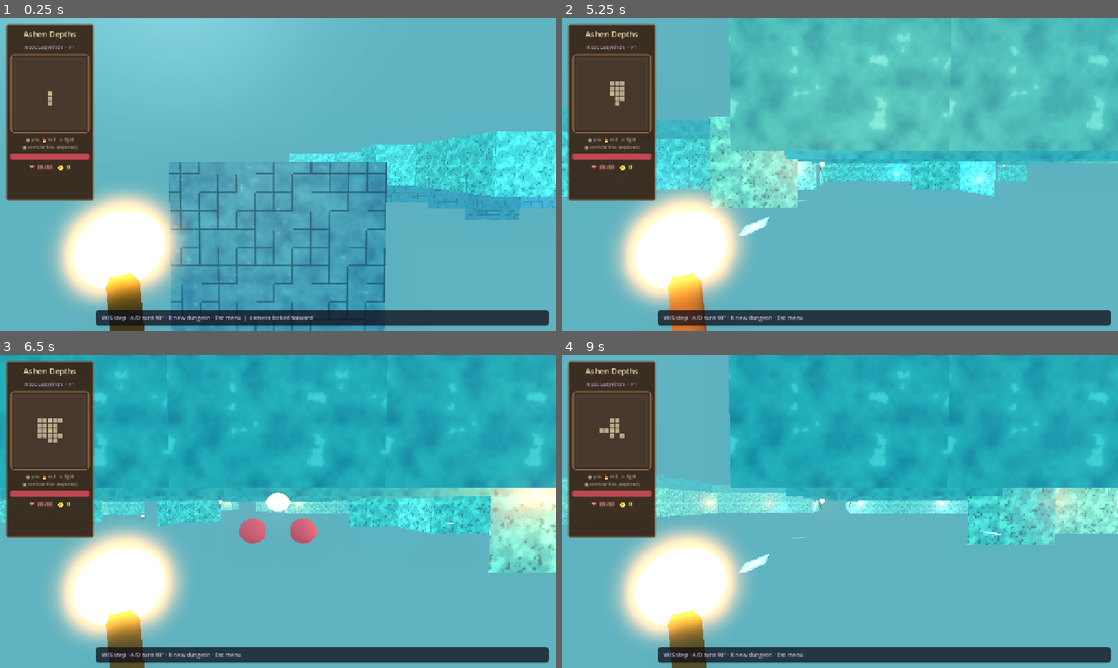
Above: before the commit, frames 1-4 (two rows, left to right).
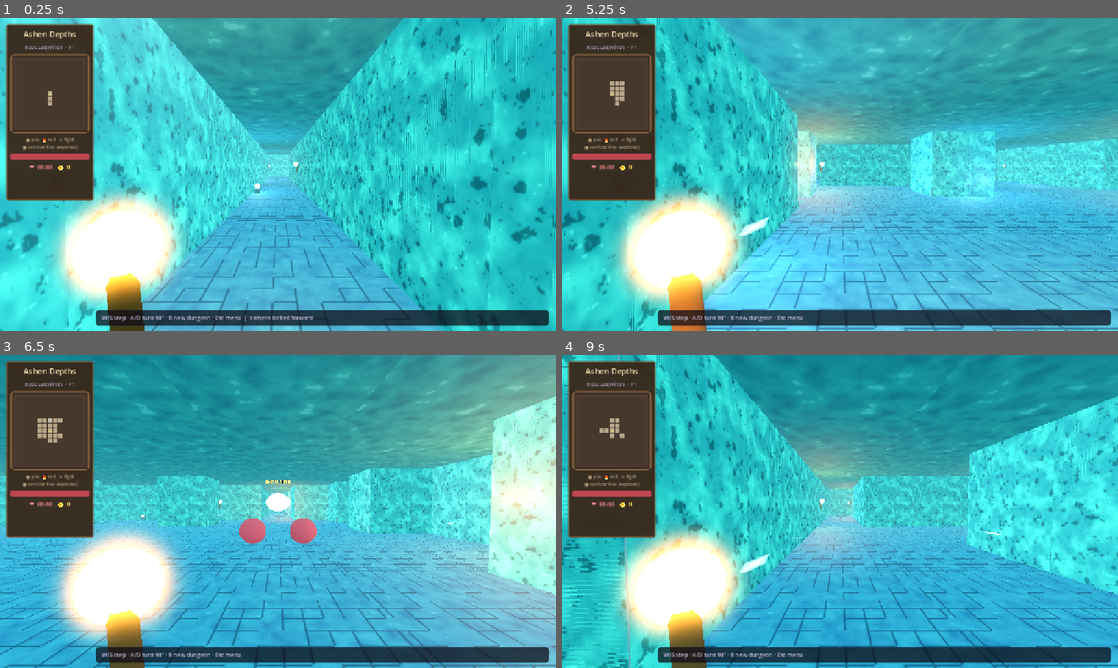
Above: after the commit, the same moments.

Repository: maikalpandas-lgtm/ashen-depths
Game: Godot game, scene res://scenes/main.tscn
Two runs of this game, one before a commit and one after it. Both use one fixed random seed, a clock stepped at 60 frames per second and the inputs below.
Inputs:
- Up to frame 1 (0.25 s): no input
- Up to frame 2 (5.25 s): tap Enter at 0.5, 2, 3.5 s; hold R (regenerate_dungeon) 0.53-1.28 s; hold W (move_forward) from 0.53 s (still down); tap Space at 1.25, 2.75, 4.25 s; tap R (regenerate_dungeon) at 1.35, 2.85, 4.35 s; hold R (regenerate_dungeon) 2.03-2.78 s; hold R (regenerate_dungeon) 3.53-4.28 s; hold R (regenerate_dungeon) from 5.03 s (still down)
- Up to frame 3 (6.5 s): release W (move_forward) at 5.78 s; release R (regenerate_dungeon) at 5.78 s; hold D (move_right) from 5.78 s (still down); tap R (regenerate_dungeon) at 5.85 s
- Up to frame 4 (9 s): release D (move_right) at 6.53 s; hold R (regenerate_dungeon) 6.53-7.28 s; hold W (move_forward) 6.53-8.78 s; tap R (regenerate_dungeon) at 7.35, 8.85 s; hold R (regenerate_dungeon) 8.03-8.78 s; hold A (move_left) from 8.78 s (still down)

The runs differ from the first frame. In frame 1, 80% of the frame differs, in the area x 0-100%, y 0-100%; in frame 2, 73%; in frame 3, 67%; in frame 4, 75%.

Commit message:
fix: floor orientation and pin player Y (no fall-through)
PlaneMesh floor was rotated like a wall; now horizontal with thick
colliders. Player Y always locked to feet level on grid steps.

Diff:
--- a/scripts/dungeon_generator.gd
+++ b/scripts/dungeon_generator.gd
@@ -414,33 +414,43 @@
 	return floor_cells
 
 
-## Art-first: floor/wall/ceiling as textured planes (painted look), thin colliders only.
+## Art-first: floor/wall/ceiling as textured planes (painted look) + solid colliders.
+## PlaneMesh is XZ facing +Y — floor needs NO rotate; ceiling flips 180° on X.
 func _build_art_corridor() -> void:
 	for y in range(grid_height):
 		for x in range(grid_width):
 			if not _is_walkable(_get_cell(x, y)):
 				continue
 			var world := cell_to_world(Vector2i(x, y))
-			# Floor plane (faces up)
+			# Floor visual (horizontal)
 			_add_plane(
 				geometry_root,
 				world + Vector3(0, 0.0, 0),
-				Vector2(cell_size * 1.01, cell_size * 1.01),
+				Vector2(cell_size * 1.02, cell_size * 1.02),
 				_floor_mat,
-				Vector3(-90, 0, 0),
-				true,
-				Vector3(cell_size, 0.2, cell_size)
+				Vector3(0, 0, 0),
+				false
 			)
-			# Ceiling plane (faces down into corridor)
+			# Thick floor collider (cannot fall through)
+			_add_solid_box(
+				world + Vector3(0, -0.25, 0),
+				Vector3(cell_size * 1.05, 0.5, cell_size * 1.05)
+			)
+			# Ceiling visual — flip so texture faces down into corridor
 			_add_plane(
 				geometry_root,
 				world + Vector3(0, wall_height, 0),
-				Vector2(cell_size * 1.01, cell_size * 1.01),
+				Vector2(cell_size * 1.02, cell_size * 1.02),
 				_ceiling_mat,
-				Vector3(90, 0, 0),
+				Vector3(180, 0, 0),
 				false
 			)
-			# Walls — one plane per solid neighbor, facing inward
+			# Ceiling blocker (optional safety)
+			_add_solid_box(
+				world + Vector3(0, wall_height + 0.2, 0),
+				Vector3(cell_size * 1.05, 0.4, cell_size * 1.05)
+			)
+			# Walls
 			_maybe_wall_plane(x, y, 1, 0, world)
 			_maybe_wall_plane(x, y, -1, 0, world)
 			_maybe_wall_plane(x, y, 0, 1, world)
@@ -458,46 +468,62 @@
 
 
 func _add_wall_plane(pos: Vector3, face_into: Vector3, width: float, height: float, mat: Material) -> void:
-	## Build a vertical quad whose +Z local faces `face_into` (into the corridor).
+	## Vertical double-sided quad + solid wall box.
 	var mi := MeshInstance3D.new()
 	var st := SurfaceTool.new()
 	st.begin(Mesh.PRIMITIVE_TRIANGLES)
 	var hw := width * 0.5
 	var hh := height * 0.5
-	# Local verts facing +Z
-	var verts := [
-		Vector3(-hw, -hh, 0), Vector3(hw, -hh, 0), Vector3(hw, hh, 0),
-		Vector3(-hw, -hh, 0), Vector3(hw, hh, 0), Vector3(-hw, hh, 0),
-	]
-	var uvs := [
-		Vector2(0, 1), Vector2(1, 1), Vector2(1, 0),
-		Vector2(0, 1), Vector2(1, 0), Vector2(0, 0),
-	]
-	for i in range(6):
-		st.set_normal(Vector3(0, 0, 1))
-		st.set_uv(uvs[i])
-		st.add_vertex(verts[i])
+	_quad(st, Vector3(-hw, -hh, 0), Vector3(hw, -hh, 0), Vector3(hw, hh, 0), Vector3(-hw, hh, 0), Vector3(0, 0, 1))
+	_quad(st, Vector3(hw, -hh, 0), Vector3(-hw, -hh, 0), Vector3(-hw, hh, 0), Vector3(hw, hh, 0), Vector3(0, 0, -1))
 	mi.mesh = st.commit()
-	mi.material_override = mat
-	mi.position = pos
-	# Orient local -Z toward face_into (look_at convention); flip so +Z of quad faces corridor
-	if face_into.length_squared() > 0.001:
-		var basis := Basis.looking_at(face_into.normalized(), Vector3.UP)
-		# looking_at aims -Z; our quad normal is +Z → rotate 180° around Y
-		mi.transform = Transform3D(basis.rotated(Vector3.UP, PI), pos)
+	var wall_mat := mat.duplicate() as StandardMaterial3D
+	if wall_mat:
+		wall_mat.cull_mode = BaseMaterial3D.CULL_DISABLED
+	mi.material_override = wall_mat if wall_mat else mat
+
+	var yaw := 0.0
+	if absf(face_into.x) > 0.5:
+		yaw = -PI * 0.5 if face_into.x > 0.0 else PI * 0.5
+	else:
+		yaw = 0.0 if face_into.z < 0.0 else PI
+	mi.transform = Transform3D(Basis.from_euler(Vector3(0, yaw, 0)), pos)
 	geometry_root.add_child(mi)
 
+	var col_size := Vector3(width, height, 0.45) if absf(face_into.z) > 0.5 else Vector3(0.45, height, width)
+	_add_solid_box(pos, col_size)
+
+
+func _quad(st: SurfaceTool, a: Vector3, b: Vector3, c: Vector3, d: Vector3, n: Vector3) -> void:
+	st.set_normal(n)
+	st.set_uv(Vector2(0, 1))
+	st.add_vertex(a)
+	st.set_normal(n)
+	st.set_uv(Vector2(1, 1))
+	st.add_vertex(b)
+	st.set_normal(n)
+	st.set_uv(Vector2(1, 0))
+	st.add_vertex(c)
+	st.set_normal(n)
+	st.set_uv(Vector2(0, 1))
+	st.add_vertex(a)
+	st.set_normal(n)
+	st.set_uv(Vector2(1, 0))
+	st.add_vertex(c)
+	st.set_normal(n)
+	st.set_uv(Vector2(0, 0))
+	st.add_vertex(d)
+
+
+func _add_solid_box(pos: Vector3, size: Vector3) -> void:
 	var body := StaticBody3D.new()
 	var col := CollisionShape3D.new()
 	var shape := BoxShape3D.new()
-	# Thin collider along wall
-	if absf(face_into.x) > 0.5:
-		shape.size = Vector3(0.28, height, width)
-	else:
-		shape.size = Vector3(width, height, 0.28)
+	shape.size = size
 	col.shape = shape
 	body.position = pos
 	body.collision_layer = 1
+	body.collision_mask = 0
 	body.add_child(col)
 	geometry_root.add_child(body)
 
@@ -517,27 +543,18 @@
 	plane.subdivide_width = 1
 	plane.subdivide_depth = 1
 	mi.mesh = plane
-	mi.material_override = mat
+	var m := mat.duplicate() as StandardMaterial3D
+	if m:
+		m.cull_mode = BaseMaterial3D.CULL_DISABLED
+		mi.material_override = m
+	else:
+		mi.material_override = mat
 	mi.position = pos
 	mi.rotation_degrees = rot_deg
 	parent.add_child(mi)
-	if not collision:
-		return
-	var body := StaticBody3D.new()
-	var col := CollisionShape3D.new()
-	var shape := BoxShape3D.new()
-	if col_size == Vector3.ZERO:
-		shape.size = Vector3(size.x, 0.2, size.y)
-	else:
-		shape.size = col_size
-	col.shape = shape
-	body.position = pos
-	# Floor collider slightly below feet
-	if col_size.y < 0.5:
-		body.position.y = -0.05
-	body.collision_layer = 1
-	body.add_child(col)
-	parent.add_child(body)
+	if collision:
+		var s := col_size if col_size != Vector3.ZERO else Vector3(size.x, 0.4, size.y)
+		_add_solid_box(pos + Vector3(0, -0.15, 0), s)
 
 
 func _add_box(parent: Node3D, pos: Vector3, size: Vector3, mat: Material, collision: bool = true) -> void:
--- a/scripts/player_controller.gd
+++ b/scripts/player_controller.gd
@@ -1,15 +1,15 @@
 extends CharacterBody3D
-## Grid crawler: step cell-to-cell, 90° turns, camera locked forward (competitor-style).
+## Grid crawler: step cell-to-cell, 90° turns, camera locked forward.
+## Y is always locked — cannot fall through the world.
 
 @export var step_time: float = 0.16
 @export var turn_time: float = 0.12
-@export var eye_height: float = 1.55
 @export var move_cooldown: float = 0.02
+@export var feet_y: float = 0.0
 
 @onready var head: Node3D = $Head
 @onready var camera: Camera3D = $Head/Camera3D
 
-## N, E, S, W — grid delta (x, y) where y maps to world Z
 const FACINGS: Array[Vector2i] = [
 	Vector2i(0, -1),
 	Vector2i(1, 0),
@@ -23,12 +23,12 @@
 var _busy: bool = false
 var _input_lock: float = 0.0
 var _mouse_captured: bool = true
+var _move_tween: Tween = null
 
 
 func _ready() -> void:
 	Input.mouse_mode = Input.MOUSE_MODE_CAPTURED
 	_mouse_captured = true
-	# Lock pitch — always look forward slightly down corridor
 	if head:
 		head.rotation.x = deg_to_rad(-2.0)
 	if camera:
@@ -84,15 +84,20 @@
 
 
 func teleport_to(world_pos: Vector3) -> void:
+	_kill_tween()
 	velocity = Vector3.ZERO
 	_busy = false
+	_input_lock = 0.0
 	if dungeon and dungeon.has_method("world_to_cell"):
 		cell = dungeon.world_to_cell(world_pos)
+		# Safety: if cell not walkable, snap to start
+		if not dungeon.is_walkable_cell(cell.x, cell.y) and dungeon.get("start_cell") != null:
+			cell = dungeon.start_cell
 		global_position = _cell_world_pos(cell)
 		facing_index = _pick_open_facing()
 		rotation.y = _yaw_for_facing(facing_index)
 	else:
-		global_position = world_pos
+		global_position = Vector3(world_pos.x, feet_y, world_pos.z)
 
 
 func _unhandled_input(event: InputEvent) -> void:
@@ -104,7 +109,6 @@
 	if _busy or _input_lock > 0.0:
 		return
 
-	# Turn: A/D or left/right arrows
 	if event.is_action_pressed("move_left") or event.is_action_pressed("ui_left"):
 		_turn(-1)
 		get_viewport().set_input_as_handled()
@@ -113,15 +117,12 @@
 		_turn(1)
 		get_viewport().set_input_as_handled()
 		return
-
-	# Step: W/S or up/down
 	if event.is_action_pressed("move_forward") or event.is_action_pressed("ui_up"):
 		_try_step(FACINGS[facing_index])
 		get_viewport().set_input_as_handled()
 		return
 	if event.is_action_pressed("move_back") or event.is_action_pressed("ui_down"):
-		var back: Vector2i = FACINGS[facing_index] * -1
-		_try_step(back)
+		_try_step(FACINGS[facing_index] * -1)
 		get_viewport().set_input_as_handled()
 		return
 
@@ -132,10 +133,17 @@
 
 
 func _physics_process(_delta: float) -> void:
-	# Stay grounded; no free motion
 	velocity = Vector3.ZERO
-	if not _busy and dungeon:
-		global_position = _cell_world_pos(cell)
+	# Always pin height — never fall out of the world
+	if not _busy:
+		var p := global_position
+		if dungeon:
+			p = _cell_world_pos(cell)
+		p.y = feet_y
+		global_position = p
+	else:
+		# During step tween still force Y
+		global_position.y = feet_y
 
 
 func _try_step(delta_cell: Vector2i) -> void:
@@ -149,10 +157,11 @@
 	_busy = true
 	_input_lock = step_time + move_cooldown
 	var target := _cell_world_pos(cell)
-	var tw := create_tween()
-	tw.set_trans(Tween.TRANS_SINE).set_ease(Tween.EASE_OUT)
-	tw.tween_property(self, "global_position", target, step_time)
-	tw.finished.connect(_on_move_done)
+	_kill_tween()
+	_move_tween = create_tween()
+	_move_tween.set_trans(Tween.TRANS_SINE).set_ease(Tween.EASE_OUT)
+	_move_tween.tween_property(self, "global_position", target, step_time)
+	_move_tween.finished.connect(_on_move_done)
 
 
 func _turn(dir: int) -> void:
@@ -162,11 +171,11 @@
 	_input_lock = turn_time + move_cooldown
 	facing_index = posmod(facing_index + dir, 4)
 	var target_yaw := _yaw_for_facing(facing_index)
-	# Shortest angle tween
-	var tw := create_tween()
-	tw.set_trans(Tween.TRANS_SINE).set_ease(Tween.EASE_OUT)
-	tw.tween_method(_set_yaw, rotation.y, _lerp_angle_to(rotation.y, target_yaw), turn_time)
-	tw.finished.connect(_on_move_done)
+	_kill_tween()
+	_move_tween = create_tween()
+	_move_tween.set_trans(Tween.TRANS_SINE).set_ease(Tween.EASE_OUT)
+	_move_tween.tween_method(_set_yaw, rotation.y, _lerp_angle_to(rotation.y, target_yaw), turn_time)
+	_move_tween.finished.connect(_on_move_done)
 
 
 func _set_yaw(y: float) -> void:
@@ -182,10 +191,16 @@
 	rotation.y = _yaw_for_facing(facing_index)
 	if dungeon:
 		global_position = _cell_world_pos(cell)
+	global_position.y = feet_y
+
+
+func _kill_tween() -> void:
+	if _move_tween and _move_tween.is_valid():
+		_move_tween.kill()
+	_move_tween = null
 
 
 func _bump() -> void:
-	# Tiny camera shake for wall hit
 	if camera == null:
 		return
 	var tw := create_tween()
@@ -197,12 +212,11 @@
 func _cell_world_pos(c: Vector2i) -> Vector3:
 	if dungeon and dungeon.has_method("cell_to_world"):
 		var w: Vector3 = dungeon.cell_to_world(c)
-		return Vector3(w.x, 0.0, w.z)
-	return global_position
+		return Vector3(w.x, feet_y, w.z)
+	return Vector3(global_position.x, feet_y, global_position.z)
 
 
 func _yaw_for_facing(idx: int) -> float:
-	# Godot: yaw 0 faces -Z (grid N = 0,-1)
 	match idx:
 		0:
 			return 0.0
